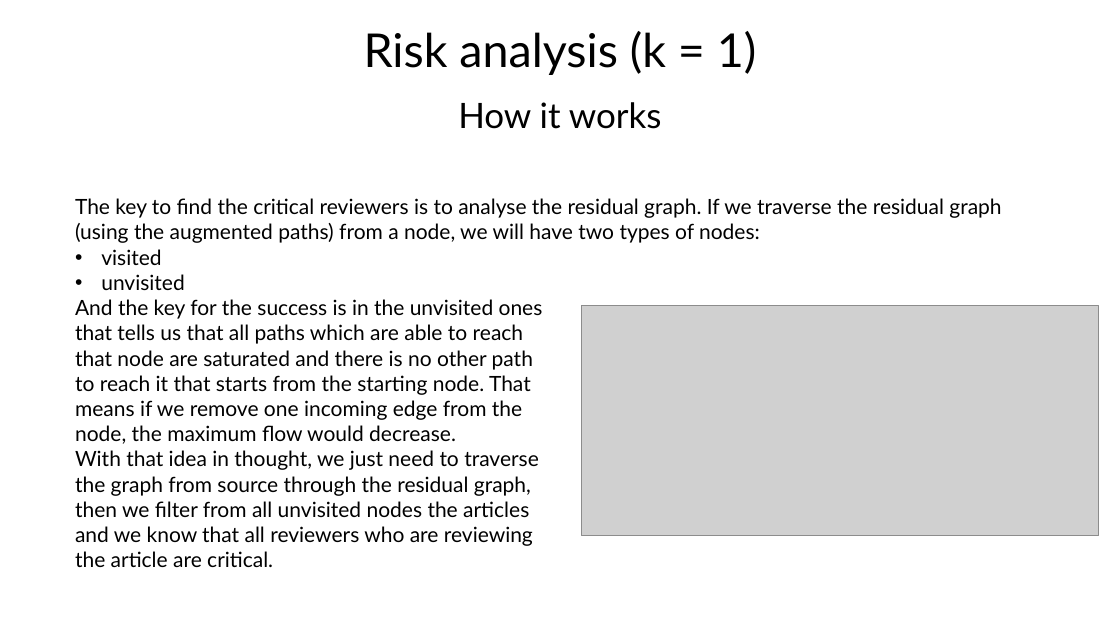
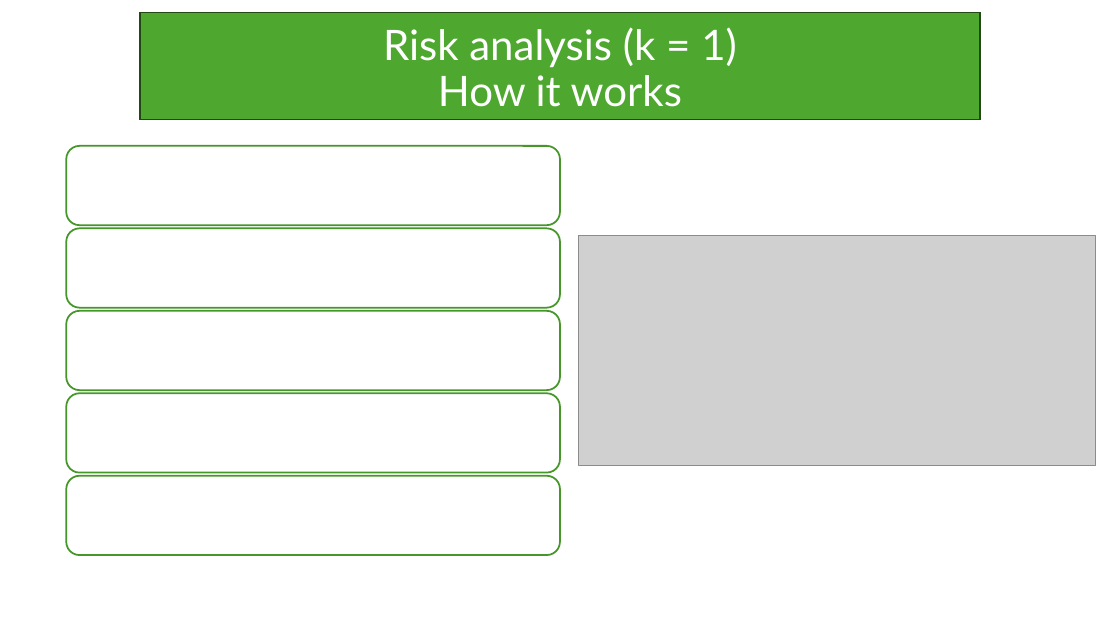
Before and after one commit to Tiago-Su/DA-s-project-1, a slide deck: slide 31 of Presentation.pptx (slide 24 before the commit). Drawn at 1120x630 pixels with LibreOffice and Linux fonts; fonts in the diff are those of the drawing; grey boxes stand for pictures. Boxes give left, top, right and bottom in pixels: in the first picture for what was removed or moved away, otherwise in the second. Text is boxed around its words. In the diff, an @@ line names an element or a change of style, - is before the commit and + after.

Commit message:
New powerpoint added

```diff
--- a/Presentation.pptx
+++ b/Presentation.pptx
@@ title "Risk analysis (k = 1) ...": place and size @@
-title "Risk analysis (k = 1) ..." at [364, 31, 757, 75]
+title "Risk analysis (k = 1) ..." at [140, 13, 981, 119]
@@ title "Risk analysis (k = 1) ..." at [140, 13, 981, 119]: fill none to #4EA72E; outline none to #224914 1.5 pt @@
@@ title at [383, 27, 737, 107]: text changed; size 40 to 36 pt; text colour #000000 to #FFFFFF @@
-Risk analysis (k = 1)
+Risk analysis (k = 1)
+How it works
@@ subtitle removed at [458, 102, 662, 129] @@
-How it works
@@ text removed at [75, 198, 1001, 243] @@
-The key to find the critical reviewers is to analyse the residual graph. If we traverse the residual graph (using the augmented paths) from a node, we will have two types of nodes:
@@ picture: place and size @@
-picture at [581, 306, 1099, 536]
+picture at [579, 235, 1096, 465]
@@ text removed at [75, 249, 543, 567] @@
-• visited
-• unvisited
-And the key for the success is in the unvisited ones that tells us that all paths which are able to reach that node are saturated and there is no other path to reach it that starts from the starting node. That means if we remove one incoming edge from the node, the maximum flow would decrease.
-With that idea in thought, we just need to traverse the graph from source through the residual graph, then we filter from all unvisited nodes the articles and we know that all reviewers who are reviewing the article are critical.
@@ group added at [66, 146, 560, 555]: 5 rounded rectangles @@
```
Also in this commit, not shown: 26 other slides changed, 7 slides added.
